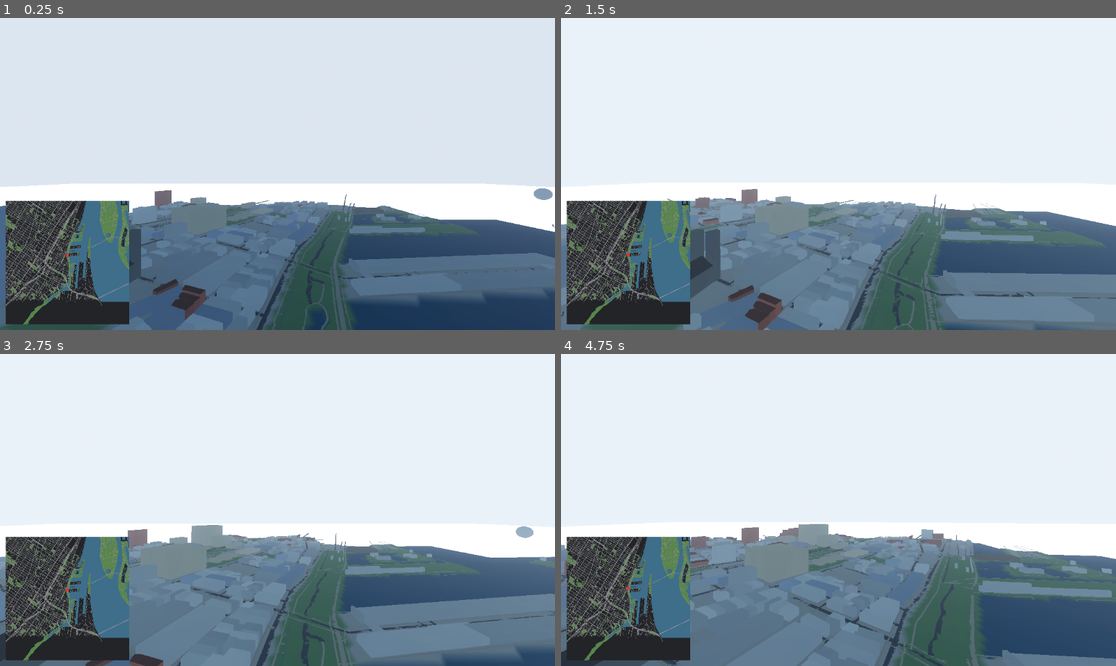
Above: before the commit, frames 1-4 (two rows, left to right).
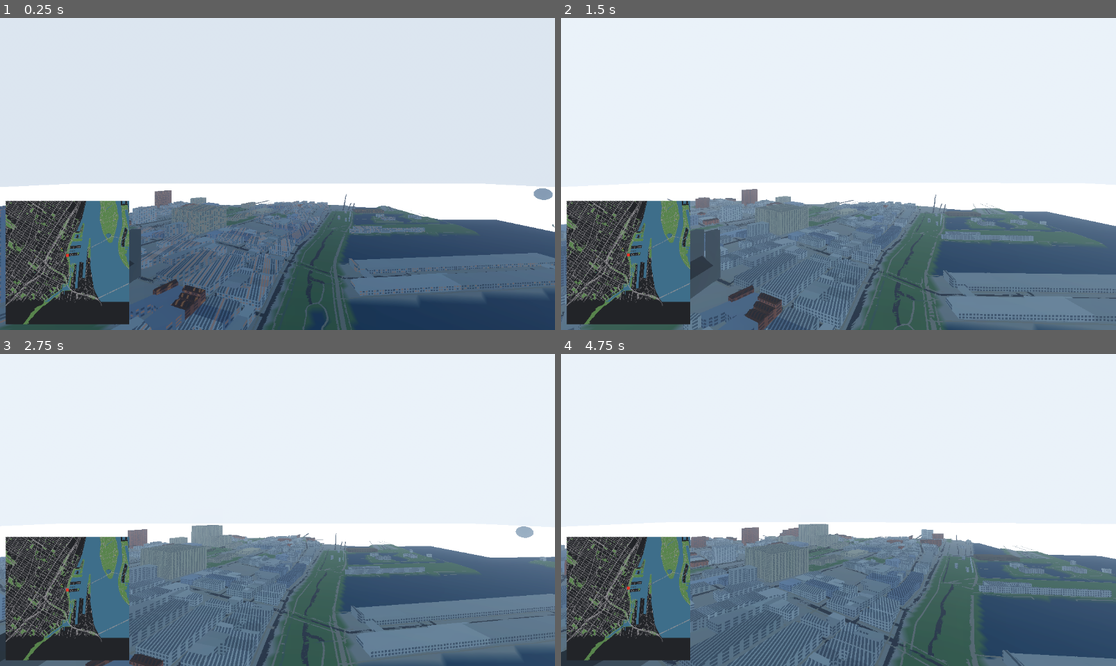
Above: after the commit, the same moments.

Repository: Aymanbalaa/grand-theft-poutine
Game: Godot game, scene res://scenes/main.tscn
Two runs of this game, one before a commit and one after it. Both use one fixed random seed, a clock stepped at 60 frames per second and the inputs below.
Inputs (mouse positions are in pixels of both pictures, inside the frame that each line leads up to):
- Up to frame 1 (0.25 s): no input
- Up to frame 2 (1.5 s): tap Enter at 0.5 s; move the mouse to (866, 174) at 0.52 s; hold T 0.53-1.28 s; hold W from 0.53 s (still down); move the mouse to (810, 174) at 1.27 s; tap E at 1.35 s
- Up to frame 3 (2.75 s): keep holding W; move the mouse to (288, 503) at 2.02 s; hold Q from 2.03 s (still down)
- Up to frame 4 (4.75 s): keep holding W; move the mouse to (832, 516) at 2.77 s; release Q at 2.78 s; tap Shift at 2.85 s; move the mouse to (877, 513) at 3.52 s; hold T 3.53-4.28 s; move the mouse to (794, 506) at 4.27 s; tap E at 4.35 s

The runs differ from the first frame. In frame 1, 2.5% of the frame differs, in the area x 0-100%, y 59-100%; in frame 2, 3.3%; in frame 3, 3.6%; in frame 4, 4.6%, in the area x 0-100%, y 54-100%.

Commit message:
game: world-space emissive window shader, material routing by geometry

Diff:
--- a/game/scripts/tile_loader.gd
+++ b/game/scripts/tile_loader.gd
@@ -6,6 +6,8 @@
 var _tile_size := 256.0
 var _camera: Camera3D
 var _city_mat := _make_city_material()
+var _building_mat := _make_shader_material("res://shaders/building_windows.gdshader")
+var _water_mat := _make_shader_material("res://shaders/water.gdshader")
 
 static func _make_city_material() -> StandardMaterial3D:
 	var m := StandardMaterial3D.new()
@@ -14,9 +16,23 @@
 	m.roughness = 1.0
 	return m
 
+static func _make_shader_material(path: String) -> ShaderMaterial:
+	if not ResourceLoader.exists(path):
+		return null
+	var m := ShaderMaterial.new()
+	m.shader = load(path)
+	return m
+
 func _apply_city_material(node: Node) -> void:
 	for mi in node.find_children("*", "MeshInstance3D", true, false):
-		(mi as MeshInstance3D).material_override = _city_mat
+		var inst := mi as MeshInstance3D
+		var n := inst.name.to_lower()
+		if _building_mat != null and n.begins_with("buildings"):
+			inst.material_override = _building_mat
+		elif _water_mat != null and n.begins_with("water"):
+			inst.material_override = _water_mat
+		else:
+			inst.material_override = _city_mat
 
 func _ready() -> void:
 	var meta_file := FileAccess.open("res://world/city_metadata.json", FileAccess.READ)
--- /dev/null
+++ b/game/shaders/building_windows.gdshader
@@ -0,0 +1,34 @@
+shader_type spatial;
+render_mode cull_back;
+
+global uniform float night_amount;
+
+varying vec3 wpos;
+varying vec3 wnormal;
+
+float hash21(vec2 p) {
+	p = fract(p * vec2(123.34, 456.21));
+	p += dot(p, p + 45.32);
+	return fract(p.x * p.y);
+}
+
+void vertex() {
+	wpos = (MODEL_MATRIX * vec4(VERTEX, 1.0)).xyz;
+	wnormal = normalize((MODEL_MATRIX * vec4(NORMAL, 0.0)).xyz);
+}
+
+void fragment() {
+	vec3 base = COLOR.rgb;
+	float vertical = 1.0 - smoothstep(0.25, 0.4, abs(wnormal.y));
+	float u = abs(wnormal.x) > abs(wnormal.z) ? wpos.z : wpos.x;
+	float v = wpos.y;
+	vec2 cell = vec2(floor(u / 3.6), floor(v / 3.2));
+	vec2 f = vec2(fract(u / 3.6), fract(v / 3.2));
+	float win = step(0.2, f.x) * step(f.x, 0.8) * step(0.25, f.y) * step(f.y, 0.85);
+	win *= vertical;
+	float lit = step(0.55, hash21(cell));
+	vec3 glass_day = base * 0.5 + vec3(0.07, 0.09, 0.12);
+	ALBEDO = mix(base, glass_day, win * 0.85);
+	ROUGHNESS = mix(1.0, 0.3, win);
+	EMISSION = vec3(1.0, 0.72, 0.35) * (win * lit * night_amount * 2.4);
+}
